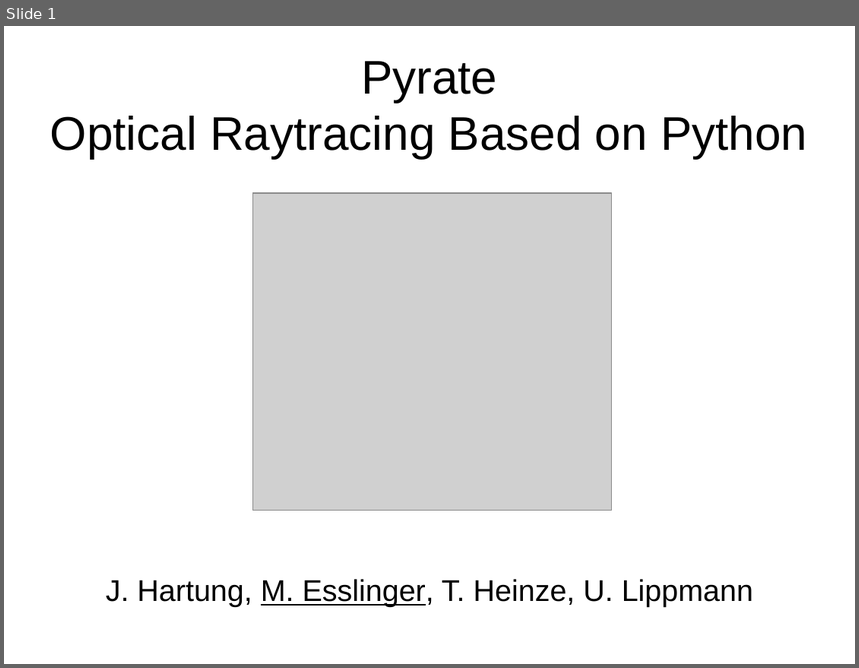
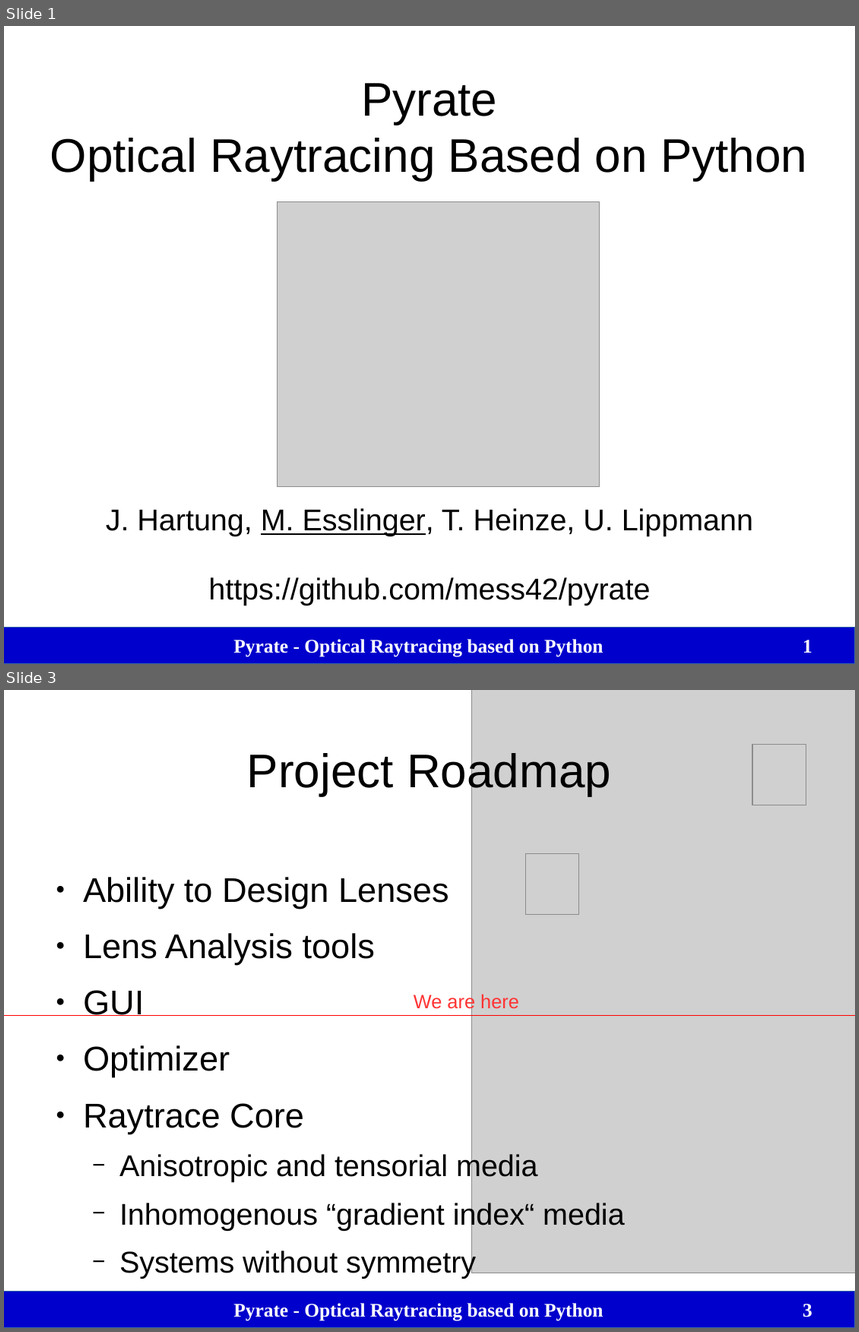
Before and after one commit to mess42/pyrate, a slide deck: talk_euroscipy_2017/talk.odp. Shown one above the other, each under a label of ours: slide 1 before the commit, slides 1 and 3 after it; the slides between them are not shown. The pictures are 859x668 and 859x1332 pixels, drawn with LibreOffice and Linux fonts; fonts in the diff are those of the drawing; grey boxes stand for pictures. Boxes give left, top, right and bottom in pixels: in the first picture for what was removed or moved away, otherwise in the second. Text is boxed around its words. In the diff, an @@ line names an element or a change of style, - is before the commit and + after.

```diff
--- a/talk_euroscipy_2017/talk.odp
+++ b/talk_euroscipy_2017/talk.odp
@@ slide 3 added at (x1=4, y1=690, x2=855, y2=1328), background #FFFFFF; not listed: 1 template element that a slide beside it also shows @@
@@ picture added at (x1=472, y1=690, x2=855, y2=1274) @@
@@ title added at (x1=247, y1=749, x2=611, y2=796), 44 pt, text #000000 @@
+Project Roadmap
@@ picture added at (x1=753, y1=745, x2=807, y2=806) @@
@@ picture added at (x1=525, y1=854, x2=579, y2=916) @@
@@ text added at (x1=83, y1=877, x2=625, y2=1279), 28 pt, text #000000 @@
+● Ability to Design Lenses
+● Lens Analysis tools
+● GUI
+● Optimizer
+● Raytrace Core
+  − Anisotropic and tensorial media
+  − Inhomogenous “gradient index“ media
+  − Systems without symmetry
@@ text added at (x1=414, y1=993, x2=519, y2=1013), 18 pt, text #FF3333 @@
+We are here
@@ line added from (4, 1015) to (855, 1015), #FF0000 0 pt @@
@@ text added at (x1=234, y1=1303, x2=604, y2=1322), 18 pt, text #FFFFFF, bold @@
+Pyrate - Optical Raytracing based on Python
@@ page number added at (x1=803, y1=1304, x2=813, y2=1318), 18 pt, text #FFFFFF, bold @@
+3
@@ slide 1 changed as well @@
@@ subtitle "Pyrate" rewrapped from (x1=50, y1=61, x2=807, y2=607) to (x1=50, y1=83, x2=807, y2=537) @@
@@ picture resized from (x1=253, y1=194, x2=613, y2=511) to (x1=278, y1=202, x2=600, y2=487) @@
@@ text added at (x1=208, y1=578, x2=650, y2=606), 28 pt, text #000000 @@
+https://github.com/mess42/pyrate
@@ rectangle added at (x1=4, y1=629, x2=855, y2=664), fill #0000CC, outline #3465A4 0 pt @@
@@ text added at (x1=234, y1=639, x2=604, y2=658), 18 pt, text #FFFFFF, bold @@
+Pyrate - Optical Raytracing based on Python
@@ page number added at (x1=803, y1=640, x2=813, y2=653), 18 pt, text #FFFFFF, bold @@
+1
```
Also in this commit, not shown: 9 other slides changed, 1 other slide added, 1 slide removed, 1 other file.
